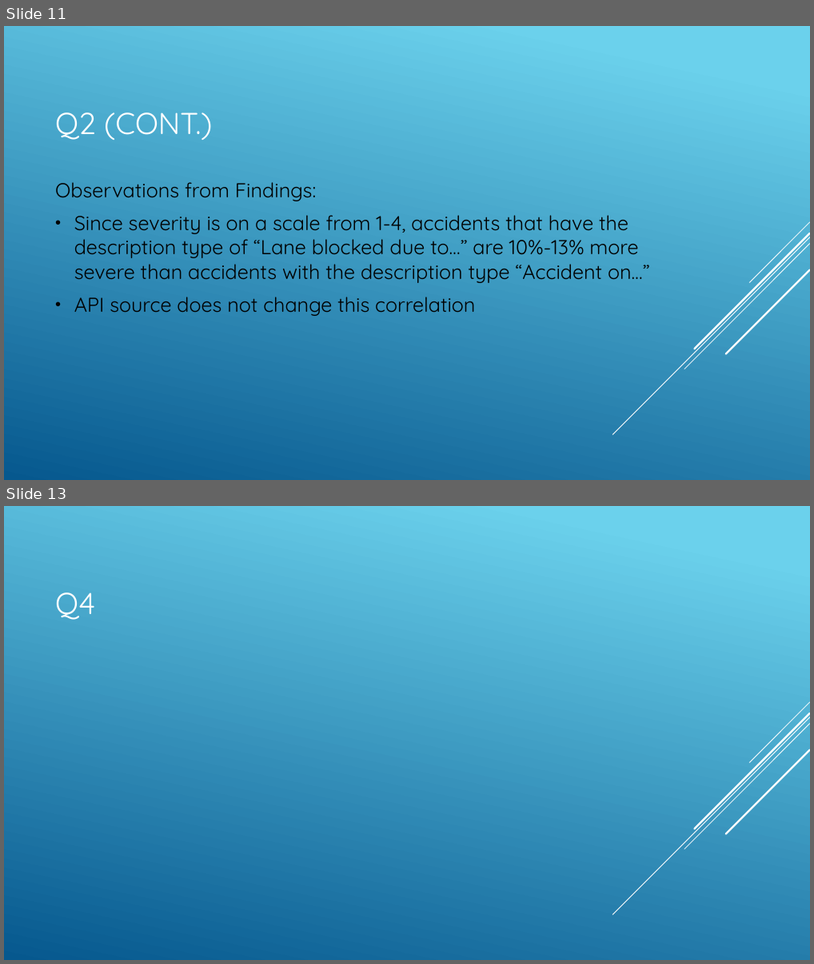
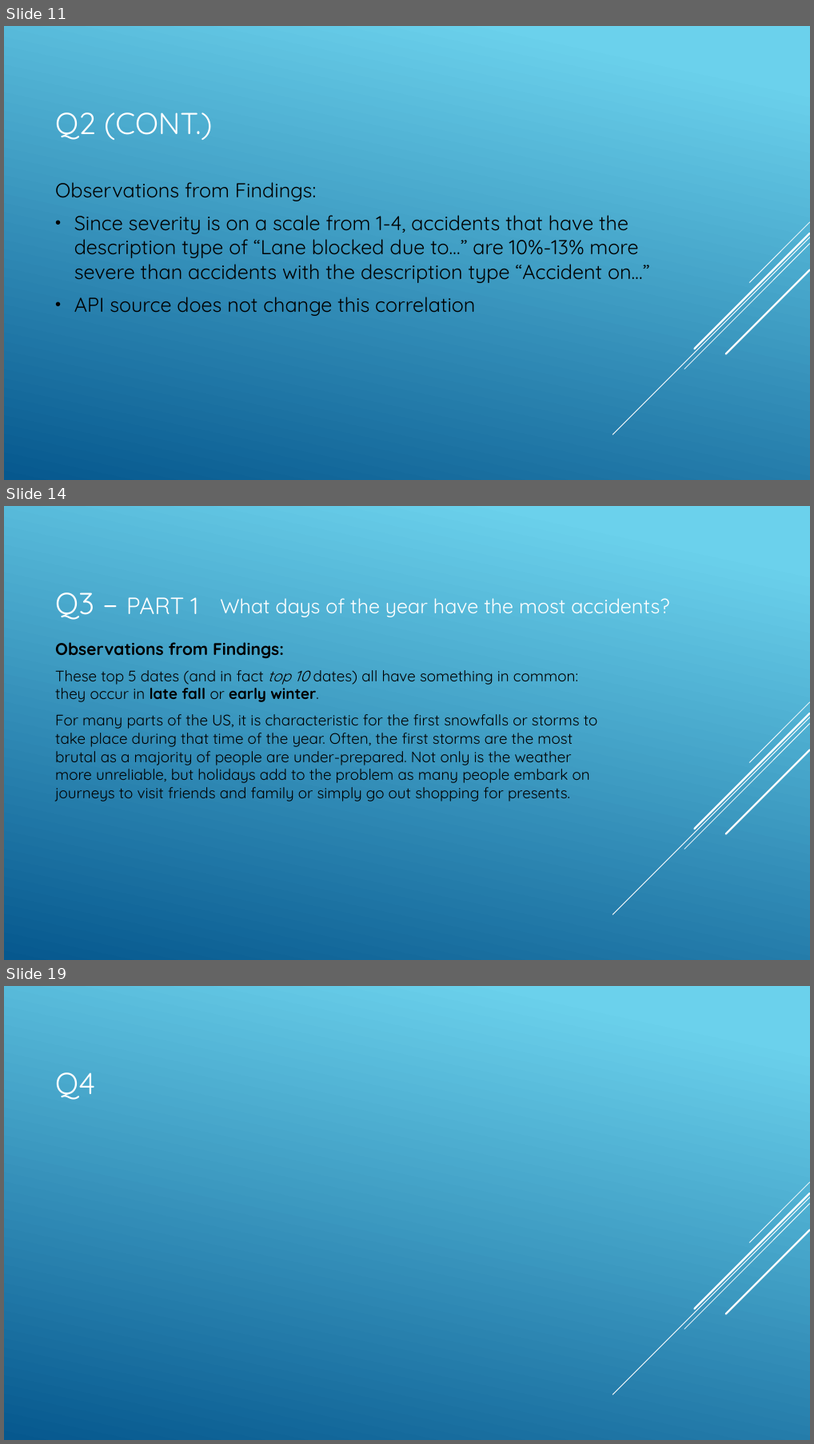
Before and after one commit to jyoo18/csc369FinalProject, a slide deck: slides.pptx. Shown one above the other, each under a label of ours: slides 11 and 13 before the commit, slides 11, 14 and 19 after it; the slides between them are not shown. The pictures are 814x964 and 814x1444 pixels, drawn with LibreOffice and Linux fonts; fonts in the diff are those of the drawing. Boxes give left, top, right and bottom in pixels: in the first picture for what was removed or moved away, otherwise in the second. Text is boxed around its words. In the diff, an @@ line names an element or a change of style, - is before the commit and + after.

```diff
--- a/slides.pptx
+++ b/slides.pptx
@@ slide 14 added at bbox=[4, 506, 810, 960], background gradient #6ED2EB to #06588E; not listed: 5 template elements that a slide beside it also shows @@
@@ title added at bbox=[55, 592, 198, 620], 28 pt, text #FFFFFF @@
+Q3 – PART 1
@@ text added at bbox=[220, 598, 670, 617], 24 pt, text #FFFFFF @@
+What days of the year have the most accidents?
@@ text added at bbox=[55, 642, 598, 801], 18 pt, text #000000 @@
+Observations from Findings:
+These top 5 dates (and in fact top 10 dates) all have something in common: they occur in late fall or early winter.
+For many parts of the US, it is characteristic for the first snowfalls or storms to take place during that time of the year. Often, the first storms are the most brutal as a majority of people are under-prepared. Not only is the weather more unreliable, but holidays add to the problem as many people embark on journeys to visit friends and family or simply go out shopping for presents.
@@ what was slide 13 is now slide 19 @@
```
Also in this commit, not shown: 2 slides changed, 6 other slides added, 1 slide removed.
